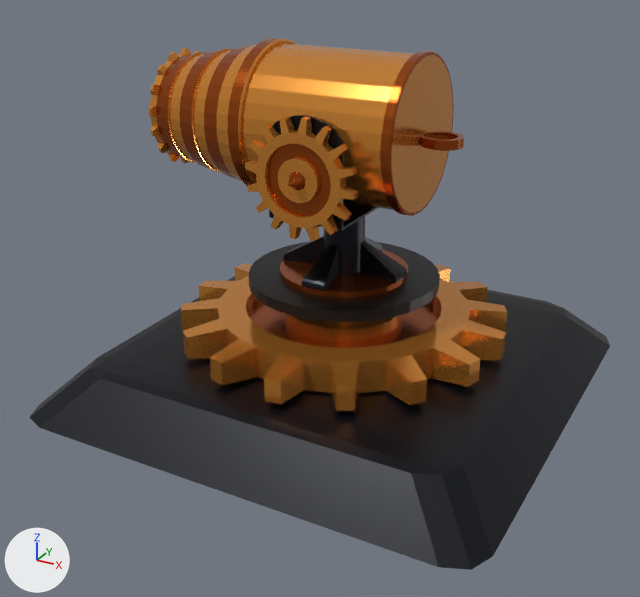
The Blender file Assets/Project/Models/Towers/Blender/Cannon.blend: old version first, new version second.
Rendered twice from a camera (50 mm lens) standing at (1.6, -3.12, 1.81) and looking at (-0.02, -0.17, 0.33). The lights are fixed; the arrows at lower left show +X, +Y and +Z.

Before the edit, the objects in view are built like this:
```python
ob_mutter_1_001 = bpy.data.objects.new('Mutter 1.001', me_cylinder_003)
ob_mutter_1_001.parent = ob_mutter_1_004
ob_mutter_1_001.location = (0.0, 0.0, 0.0)
ob_mutter_1_002 = bpy.data.objects.new('Mutter 1.002', me_cylinder_007)
ob_mutter_1_002.parent = ob_mutter_1_001
ob_mutter_1_002.location = (0.0, 0.0, 0.0)
ob_mutter_1_002.rotation_euler = (0.0, 0.0, 0.0188)  # degrees (0, 0, 1.1)
ob_mutter_1_004 = bpy.data.objects.new('Mutter 1.004', me_cylinder_009)
ob_mutter_1_004.parent = ob_tower
ob_mutter_1_004.location = (0.0, 0.0, 0.0)
# also in view: 'Tower' at (0.0, 0.0, 0.0)
```
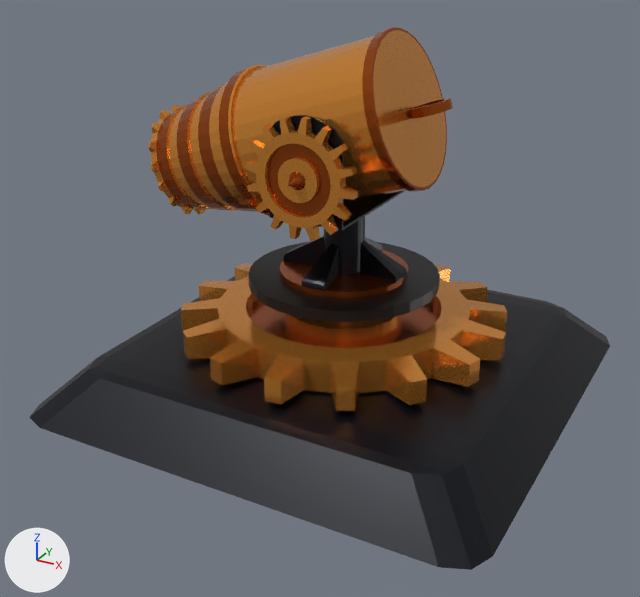
What the commit changed:
In object 'Mutter 1.001' (ob_mutter_1_001), parent is no longer ob_mutter_1_004.
In object 'Mutter 1.001' (ob_mutter_1_001), matrix_parent_inverse is no longer Matrix(((0.0, 0.0, -3.013, 1.081), (-3.013, 0.0, 0.0, 0.0), (0.0, 3.013, 0.0, 0.0), (0.0, 0.0, 0.0, 1.0))).
In object 'Mutter 1.004' (ob_mutter_1_004), parent goes from ob_tower to ob_mutter_1_002.
In object 'Mutter 1.004' (ob_mutter_1_004), matrix_parent_inverse is now set to Matrix(((-0.949, 0.0, -2.86, 2.55), (-2.86, 0.0, 0.949, -0.846), (0.0, 3.013, 0.0, 1.091), (0.0, 0.0, 0.0, 1.0))).

Boxes [x1, y1, x2, y2] around the edits, measured in the pictures (640 x 597 px):
'Mutter 1.001', moved
    both: [181, 115, 507, 411]
'Mutter 1.004', moved
    before: [148, 38, 464, 216]
    after: [148, 27, 453, 216]
